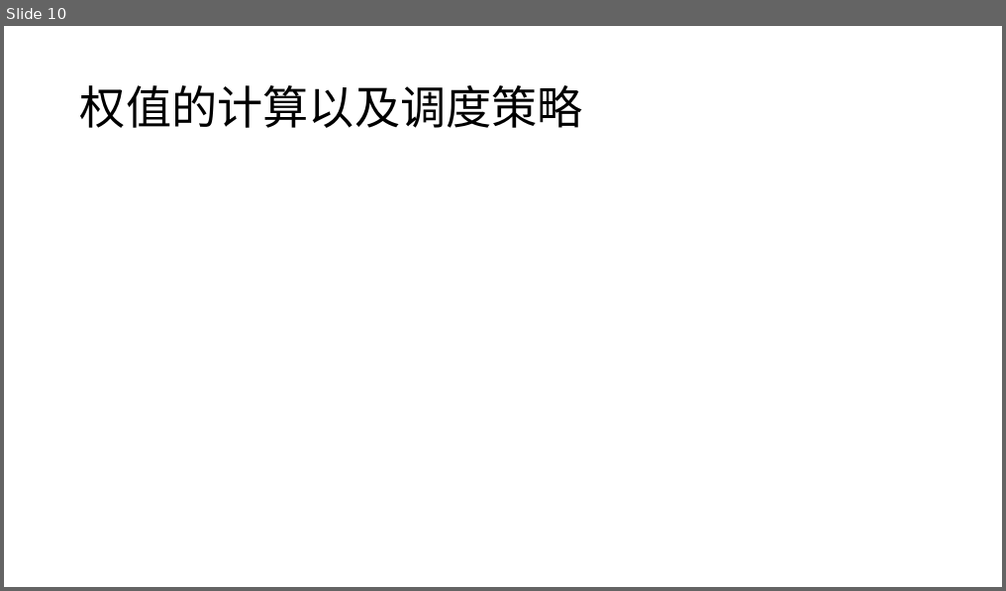
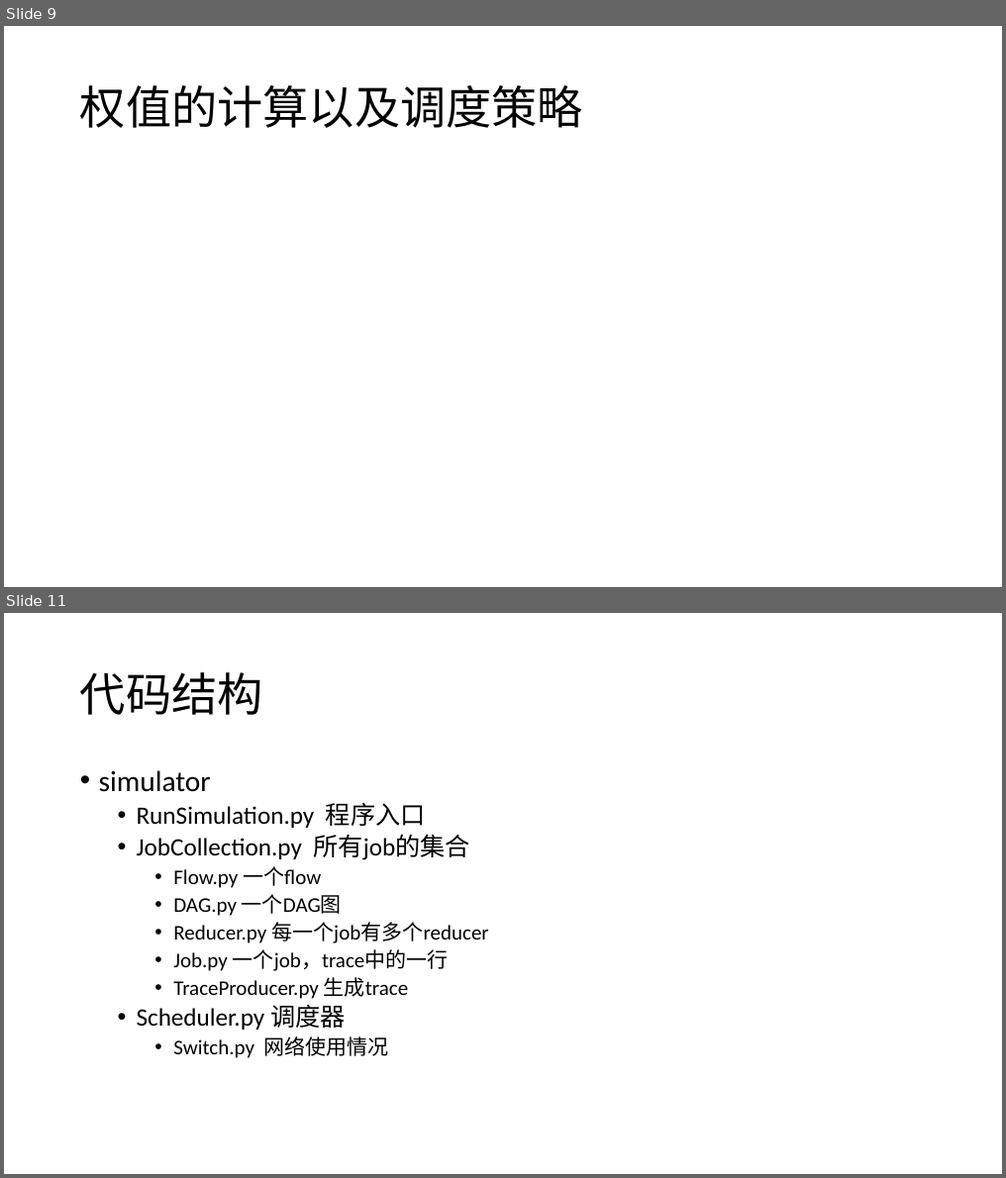
Before and after one commit to fhowen/metaflow, a slide deck: document/microflow.pptx. Shown one above the other, each under a label of ours: slide 10 before the commit, slides 9 and 11 after it; the slides between them are not shown. The pictures are 1006x591 and 1006x1178 pixels, drawn with LibreOffice and Linux fonts; fonts in the diff are those of the drawing. Boxes give left, top, right and bottom in pixels: in the first picture for what was removed or moved away, otherwise in the second. Text is boxed around its words. In the diff, an @@ line names an element or a change of style, - is before the commit and + after.

```diff
--- a/document/microflow.pptx
+++ b/document/microflow.pptx
@@ slide 11 added at [4, 613, 1002, 1174], background #FFFFFF @@
@@ title added at [80, 672, 263, 715], 44 pt, text #000000 @@
+代码结构
@@ text added at [99, 770, 489, 1059], 20 pt, text #000000 @@
+• simulator
+  • RunSimulation.py 程序入口
+  • JobCollection.py 所有job的集合
+    • Flow.py 一个flow
+    • DAG.py 一个DAG图
+    • Reducer.py 每一个job有多个reducer
+    • Job.py 一个job，trace中的一行
+    • TraceProducer.py 生成trace
+  • Scheduler.py 调度器
+    • Switch.py 网络使用情况
@@ what was slide 10 is now slide 9 @@
```
Also in this commit, not shown: 3 slides changed, 1 slide removed, 5 other files.
